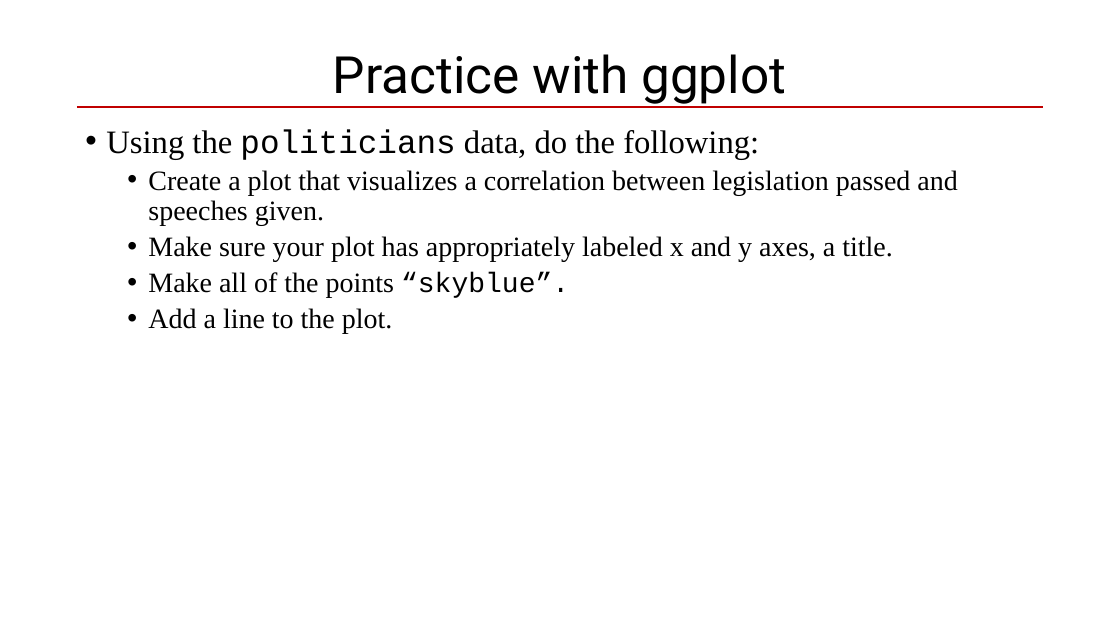
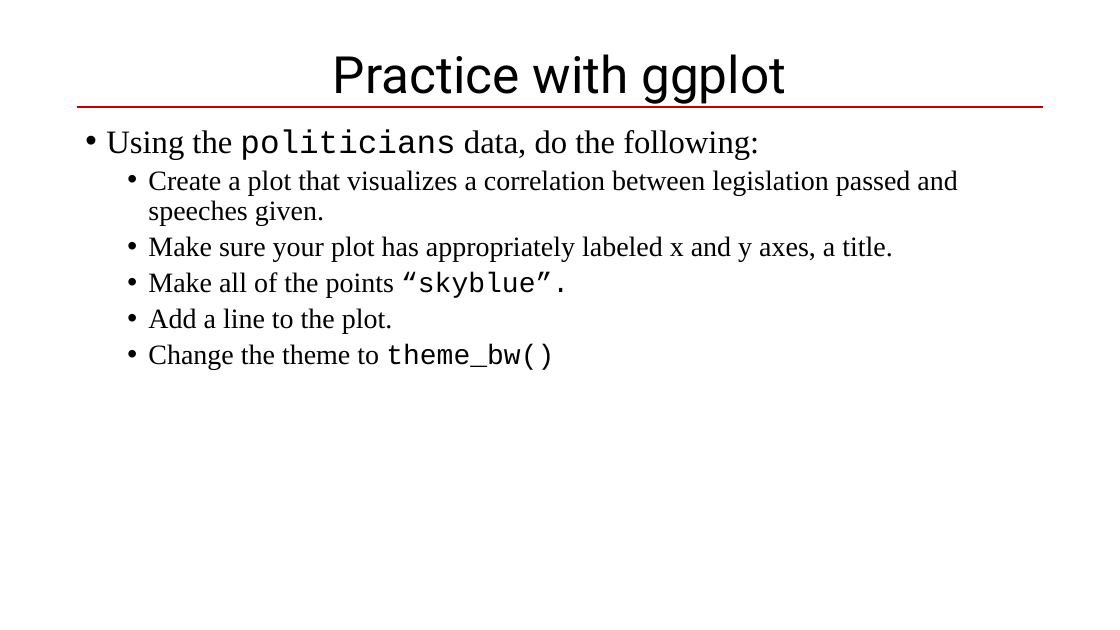
Before and after one commit to taylor-hill23/summer-ri-workshop-quarto, a slide deck: slide 34 of materials/class-slide-day3-powerpoint.pptx (slide 28 before the commit). Drawn at 1120x630 pixels with LibreOffice and Linux fonts; fonts in the diff are those of the drawing. Boxes give left, top, right and bottom in pixels: in the first picture for what was removed or moved away, otherwise in the second. Text is boxed around its words. In the diff, an @@ line names an element or a change of style, - is before the commit and + after.

```diff
--- a/materials/class-slide-day3-powerpoint.pptx
+++ b/materials/class-slide-day3-powerpoint.pptx
@@ text at <box>148,344,554,370</box>: paragraph added @@
+  • Change the theme to theme_bw()
```
Also in this commit, not shown: 3 other slides changed, 7 slides added.
